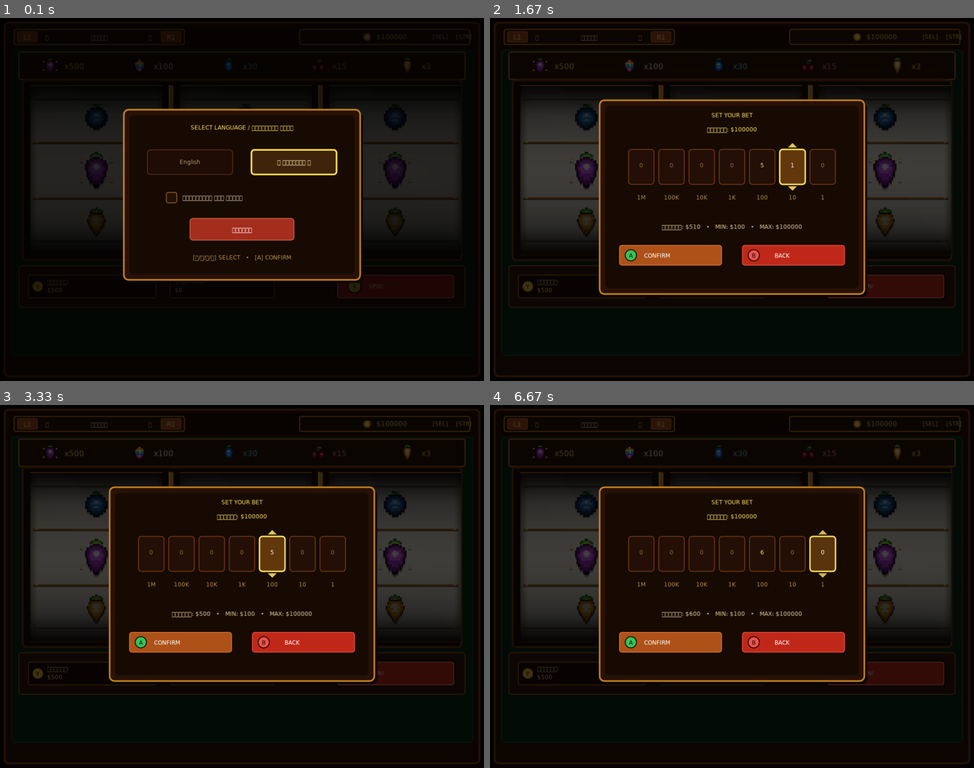
Above: before the commit, frames 1-4 (two rows, left to right).
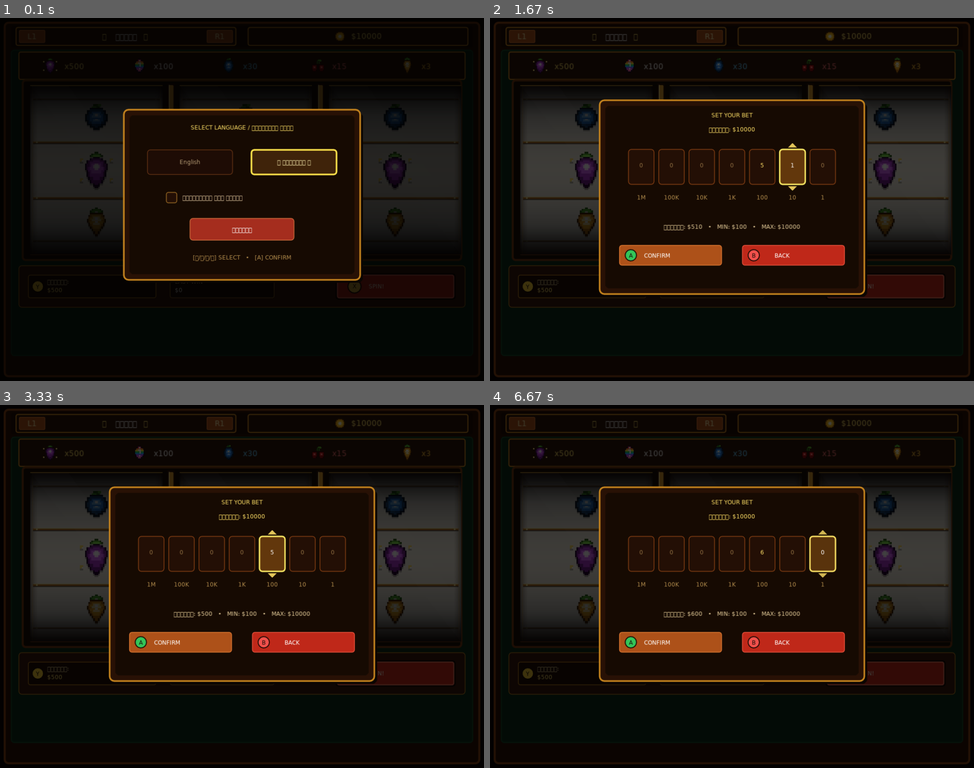
Above: after the commit, the same moments.

Repository: byMr712/SlotGame-PortMaster
Game: LÖVE game, started from casino/main.lua
Same seed, same stepped clock (60 frames per second), same inputs: the game is played once before the commit and once after it.
Inputs:
- Up to frame 1 (0.1 s): no input
- Up to frame 2 (1.67 s): click "ИГРАТЬ" at 0.38 s; tap Y at 0.67 s; hold Right 1-1.47 s; hold Up from 1.5 s (still down)
- Up to frame 3 (3.33 s): release Up at 1.8 s; hold Right 1.83-2.3 s; hold Left 2.33-2.87 s; hold Down 2.9-3.2 s; hold Left from 3.23 s (still down)
- Up to frame 4 (6.67 s): release Left at 3.63 s; hold Up 3.67-4.03 s; hold Right 4.07-4.7 s; hold Down 4.73-5.1 s; hold Left 5.13-5.6 s; hold Right 5.63-6.1 s; hold Up 6.13-6.43 s; hold Right from 6.47 s (still down)

The runs differ from the first frame. In frame 1, 0.2% of the frame differs, in the area x 2-98%, y 2-8%; in frame 2, 1.9%, in the area x 2-98%, y 2-59%; in frame 3, 1.9%; in frame 4, 1.9%.

Commit message:
fix(ui): widen top bar windows to 465px centered, default 10k balance, reset bets to 100 on loss, and persist language only with checkbox

Diff:
--- a/casino/main.lua
+++ b/casino/main.lua
@@ -22,10 +22,10 @@
     langModal.init()
 
     bankruptModal.setResetCallback(function()
-        if slots.bet > 10000 then slots.bet = 10000 end
-        if bj.bet > 10000 then bj.bet = 10000 end
-        if roulette.chipBet > 10000 then roulette.chipBet = 10000 end
-        if poker.bet > 10000 then poker.bet = 10000 end
+        slots.bet = 100
+        bj.bet = 100
+        roulette.chipBet = 100
+        poker.bet = 100
     end)
 end
 
@@ -62,51 +62,58 @@
     love.graphics.rectangle("line", 24, 68, 976, 646, 6)
     love.graphics.setLineWidth(1)
 
-    -- 2. Верхняя панель: Вкладки L1/R1 + Баланс
+    -- 2. Верхняя панель: Вкладки L1/R1 + Баланс (два широких окна по центру)
     love.graphics.setColor(0.12, 0.05, 0.02)
-    love.graphics.rectangle("fill", 24, 18, 976, 44, 4)
-
-    -- Вкладка залов в одну ячейку: меняется по L1 / R1, без цифр
+    love.graphics.rectangle("fill", 24, 16, 976, 46, 4)
+
+    -- Вкладка залов (широкое окно слева от центра: 465x38 на x=34)
     local roomNames = { i18n.t("tab_slots"), i18n.t("tab_bj"), i18n.t("tab_roulette"), i18n.t("tab_poker") }
+    local leftX = 34
+    local winY = 20
+    local winW = 465
+    local winH = 38
+
     love.graphics.setColor(0.18, 0.08, 0.03)
-    love.graphics.rectangle("fill", 30, 24, 360, 32, 4)
+    love.graphics.rectangle("fill", leftX, winY, winW, winH, 4)
     love.graphics.setColor(0.78, 0.52, 0.12)
     love.graphics.setLineWidth(2)
-    love.graphics.rectangle("line", 30, 24, 360, 32, 4)
+    love.graphics.rectangle("line", leftX, winY, winW, winH, 4)
     love.graphics.setLineWidth(1)
 
-    local btnW = 44
-    local btnH = 24
-    local btnY = 28
-
-    -- Кнопка L1 (симметрично сверху и снизу в окне залов)
+    local btnW = 56
+    local btnH = 28
+    local btnY = 25
+
+    -- Кнопка L1
     love.graphics.setColor(0.08, 0.03, 0.01)
-    love.graphics.rectangle("fill", 36, btnY, btnW, btnH, 3)
+    love.graphics.rectangle("fill", leftX + 6, btnY, btnW, btnH, 3)
     love.graphics.setColor(0.68, 0.32, 0.1)
-    love.graphics.rectangle("fill", 36 + 1, btnY + 1, btnW - 2, btnH - 2, 2)
+    love.graphics.rectangle("fill", leftX + 7, btnY + 1, btnW - 2, btnH - 2, 2)
     love.graphics.setColor(0.9, 0.5, 0.2)
-    love.graphics.rectangle("line", 36 + 1, btnY + 1, btnW - 2, btnH - 2, 2)
-
+    love.graphics.rectangle("line", leftX + 7, btnY + 1, btnW - 2, btnH - 2, 2)
+
+    local font = love.graphics.getFont()
     love.graphics.setColor(1, 0.95, 0.7)
-    local font = love.graphics.getFont()
     local l1Str = "L1"
-    local l1w = (font and font:getWidth(l1Str) or 16) * 1.15
-    love.graphics.print(l1Str, 36 + btnW / 2 - l1w / 2, btnY + 4, 0, 1.15, 1.15)
-
-    -- Название текущего зала со стрелками ◄   НАЗВАНИЕ   ►
+    local l1w = (font and font:getWidth(l1Str) or 16) * 1.3
+    love.graphics.print(l1Str, leftX + 6 + btnW / 2 - l1w / 2, btnY + 4, 0, 1.3, 1.3)
+
+    -- Название текущего зала со стрелками ◄   НАЗВАНИЕ   ► (по центру между кнопками)
+    local innerCenter = 267
+    local curRoom = roomNames[activeTab]
+    local tw = (font and font:getWidth(curRoom) or (#curRoom * 8)) * 1.3
+
     love.graphics.setColor(1, 0.88, 0.4)
-    love.graphics.print("◄", 96, 33)
+    love.graphics.print("◄", innerCenter - tw / 2 - 28, 29, 0, 1.25, 1.25)
 
     love.graphics.setColor(1, 1, 1)
-    local curRoom = roomNames[activeTab]
-    local tw = font and font:getWidth(curRoom) or (#curRoom * 8)
-    love.graphics.print(curRoom, 210 - tw / 2, 33)
+    love.graphics.print(curRoom, innerCenter - tw / 2, 29, 0, 1.3, 1.3)
 
     love.graphics.setColor(1, 0.88, 0.4)
-    love.graphics.print("►", 314, 33)
-
-    -- Кнопка R1 (симметрично сверху и снизу в окне залов)
-    local r1X = 340
+    love.graphics.print("►", innerCenter + tw / 2 + 14, 29, 0, 1.25, 1.25)
+
+    -- Кнопка R1
+    local r1X = leftX + winW - btnW - 6
     love.graphics.setColor(0.08, 0.03, 0.01)
     love.graphics.rectangle("fill", r1X, btnY, btnW, btnH, 3)
     love.graphics.setColor(0.68, 0.32, 0.1)
@@ -116,14 +123,14 @@
 
     love.graphics.setColor(1, 0.95, 0.7)
     local r1Str = "R1"
-    local r1w = (font and font:getWidth(r1Str) or 16) * 1.15
-    love.graphics.print(r1Str, r1X + btnW / 2 - r1w / 2, btnY + 4, 0, 1.15, 1.15)
-
-    -- Окно баланса (симметрично окну залов справа: 360x32 на x=634)
-    local balX = 634
-    local balY = 24
-    local balW = 360
-    local balH = 32
+    local r1w = (font and font:getWidth(r1Str) or 16) * 1.3
+    love.graphics.print(r1Str, r1X + btnW / 2 - r1w / 2, btnY + 4, 0, 1.3, 1.3)
+
+    -- Окно баланса (широкое окно справа от центра: 465x38 на x=525)
+    local balX = 525
+    local balY = 20
+    local balW = 465
+    local balH = 38
 
     love.graphics.setColor(0.18, 0.08, 0.03)
     love.graphics.rectangle("fill", balX, balY, balW, balH, 4)
@@ -132,21 +139,16 @@
     love.graphics.rectangle("line", balX, balY, balW, balH, 4)
     love.graphics.setLineWidth(1)
 
-    -- Монетка и сумма баланса по центру окна
+    -- Монетка и сумма баланса крупно по центру окна
     local balStr = economy.getBalanceFormatted()
-    local btw = font and font:getWidth(balStr) or (#balStr * 8)
-    local coinSize = 20
-    local totalContentW = coinSize + 10 + btw * 1.15
+    local btw = (font and font:getWidth(balStr) or (#balStr * 8)) * 1.35
+    local coinSize = 24
+    local totalContentW = coinSize + 12 + btw
     local contentStartX = balX + (balW - totalContentW) / 2
 
     sprites.draw("coin", contentStartX + coinSize / 2, balY + balH / 2, coinSize)
     love.graphics.setColor(1, 0.88, 0.4)
-    love.graphics.print(balStr, contentStartX + coinSize + 10, balY + 7, 0, 1.15, 1.15)
-
-    -- Переключатели Валюты / Языка
-    love.graphics.setColor(1, 0.88, 0.4)
-    love.graphics.print("[SEL]", 915, 32)
-    love.graphics.print("[STR]", 965, 32)
+    love.graphics.print(balStr, contentStartX + coinSize + 12, balY + 8, 0, 1.35, 1.35)
 
     -- 3. Отрисовка активной комнаты
     if activeTab == 1 then
@@ -180,7 +182,7 @@
         economy.toggleCurrency()
         audio.play("click")
     elseif action == "language" then
-        i18n.toggle()
+        langModal.open()
         audio.play("click")
     end
 end
@@ -272,16 +274,16 @@
         return
     end
 
-    -- 2. Верхняя панель: Переключение залов и глобальные кнопки
-    if y >= 18 and y <= 62 then
-        if x >= 30 and x <= 390 then
-            if x <= 210 then
+    -- 2. Верхняя панель: Переключение залов и баланс
+    if y >= 16 and y <= 62 then
+        if x >= 34 and x <= 499 then
+            if x <= 267 then
                 handleGlobalInput("prev_tab")
             else
                 handleGlobalInput("next_tab")
             end
             return
-        elseif x >= 634 and x <= 994 then
+        elseif x >= 525 and x <= 990 then
             handleGlobalInput("currency")
             return
         end
--- a/casino/src/core/economy.lua
+++ b/casino/src/core/economy.lua
@@ -1,5 +1,5 @@
 local economy = {
-    balance = 100000,
+    balance = 10000,
     currency = "USD"
 }
 
--- a/casino/src/core/lang_modal.lua
+++ b/casino/src/core/lang_modal.lua
@@ -38,6 +38,14 @@
     langModal.remember = false
 end
 
+function langModal.open()
+    langModal.active = true
+    langModal.selectedLang = i18n.current or "ru"
+    langModal.langCol = (langModal.selectedLang == "ru") and 2 or 1
+    langModal.cursorFocus = 1
+    langModal.remember = false
+end
+
 function langModal.saveChoice()
     if not love.filesystem then return end
     local json = string.format('{\n  "lang": "%s",\n  "remember": %s\n}', langModal.selectedLang, tostring(langModal.remember))
@@ -48,6 +56,10 @@
     i18n.setLanguage(langModal.selectedLang)
     if langModal.remember then
         langModal.saveChoice()
+    else
+        if love.filesystem and love.filesystem.remove then
+            pcall(function() love.filesystem.remove(CONFIG_FILE) end)
+        end
     end
     audio.play("click")
     langModal.active = false
--- a/casino/src/games/blackjack.lua
+++ b/casino/src/games/blackjack.lua
@@ -146,7 +146,7 @@
         if bankruptModal.check() then
             -- открыто окно банкротства
         elseif bj.bet > economy.getBalance() then
-            bj.bet = math.max(1, economy.getBalance())
+            bj.bet = 100
         end
     end
 end
@@ -187,7 +187,7 @@
     if bankruptModal.check() then
         -- открыто окно банкротства
     elseif bj.bet > economy.getBalance() then
-        bj.bet = math.max(1, economy.getBalance())
+        bj.bet = 100
     end
 end
 
--- a/casino/src/games/poker.lua
+++ b/casino/src/games/poker.lua
@@ -146,7 +146,7 @@
         if bankruptModal.check() then
             -- открыто окно банкротства
         elseif poker.bet > economy.getBalance() then
-            poker.bet = math.max(1, economy.getBalance())
+            poker.bet = 100
         end
     end
 end
--- a/casino/src/games/roulette.lua
+++ b/casino/src/games/roulette.lua
@@ -351,7 +351,7 @@
     if bankruptModal.check() then
         -- открыто окно банкротства
     elseif roulette.chipBet and roulette.chipBet > economy.getBalance() then
-        roulette.chipBet = math.max(1, economy.getBalance())
+        roulette.chipBet = 100
     end
 end
 
--- a/casino/src/games/slots.lua
+++ b/casino/src/games/slots.lua
@@ -198,11 +198,11 @@
         audio.play("fail")
     end
 
-    -- Проверка банкротства или снижение ставки до остатка баланса
+    -- Проверка банкротства или снижение ставки до 100
     if bankruptModal.check() then
         -- открыто окно банкротства
     elseif slots.bet > economy.getBalance() then
-        slots.bet = math.max(1, economy.getBalance())
+        slots.bet = 100
     end
 end
 
